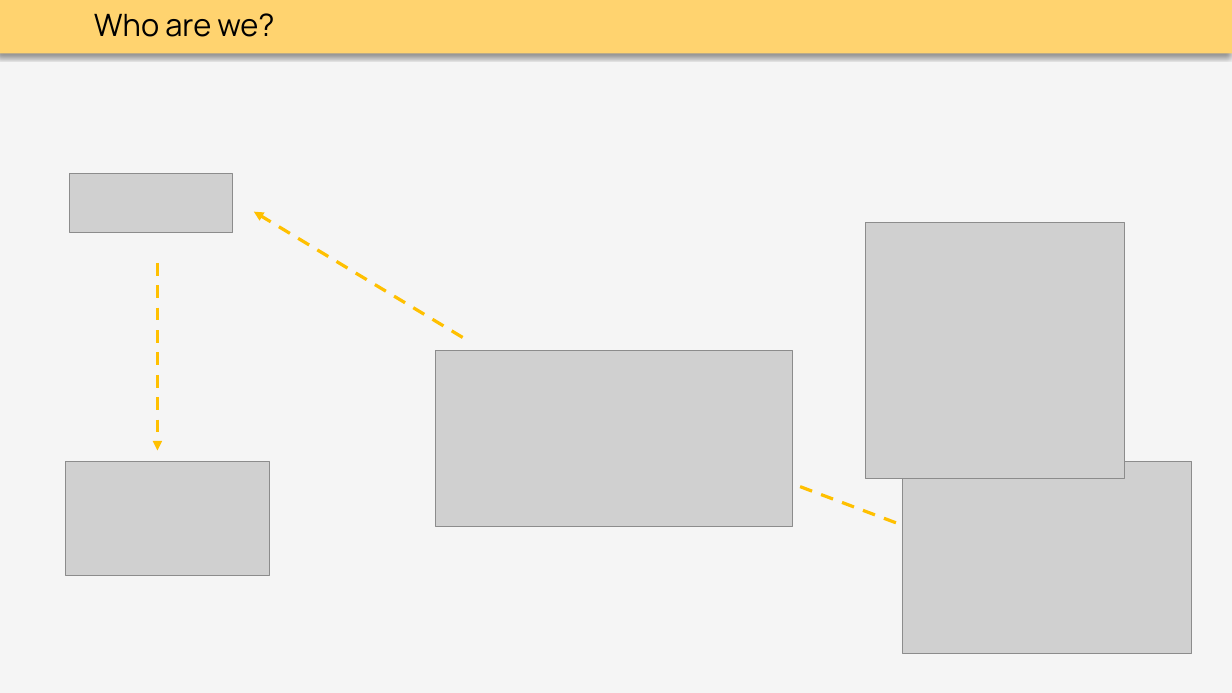
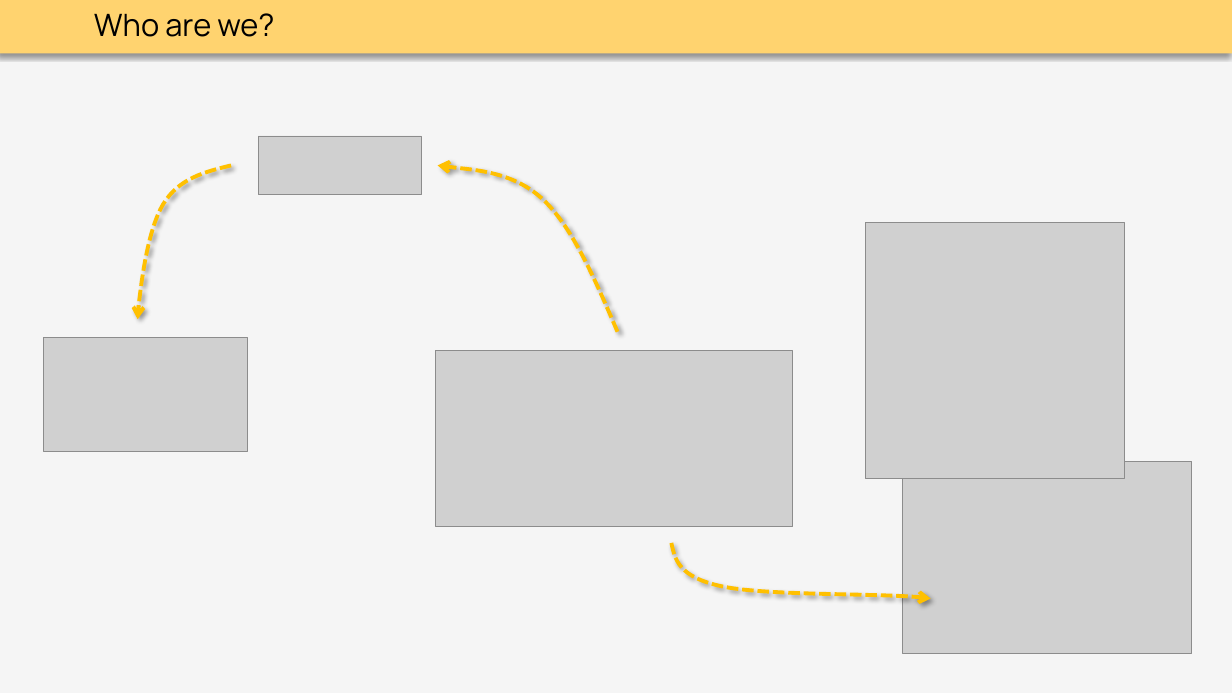
Before and after one commit to thoemmi/DurableFunctionsMeetupRosenheim, a slide deck: slide 2 of slides/Durable_Functions.pptx. Drawn at 1232x693 pixels with LibreOffice and Linux fonts; fonts in the diff are those of the drawing; grey boxes stand for pictures; background and template pictures are left out. Boxes give left, top, right and bottom in pixels: in the first picture for what was removed or moved away, otherwise in the second. Text is boxed around its words. In the diff, an @@ line names an element or a change of style, - is before the commit and + after.

Commit message:
update slides

```diff
--- a/slides/Durable_Functions.pptx
+++ b/slides/Durable_Functions.pptx
@@ picture: place and size @@
-picture at <box>70,174,234,233</box>
+picture at <box>259,136,422,195</box>
@@ freeform shape added at <box>138,165,231,319</box>, outline #FFC000 3 pt dashed @@
@@ freeform shape added at <box>438,165,618,332</box>, outline #FFC000 3 pt dashed @@
@@ arrow removed from (463, 337) to (254, 212) @@
@@ arrow removed from (157, 262) to (157, 451) @@
@@ picture: place and size @@
-picture at <box>66,461,270,575</box>
+picture at <box>43,337,248,451</box>
@@ arrow removed from (800, 487) to (931, 536) @@
@@ freeform shape added at <box>672,543,932,599</box>, outline #FFC000 3 pt dashed @@
```
